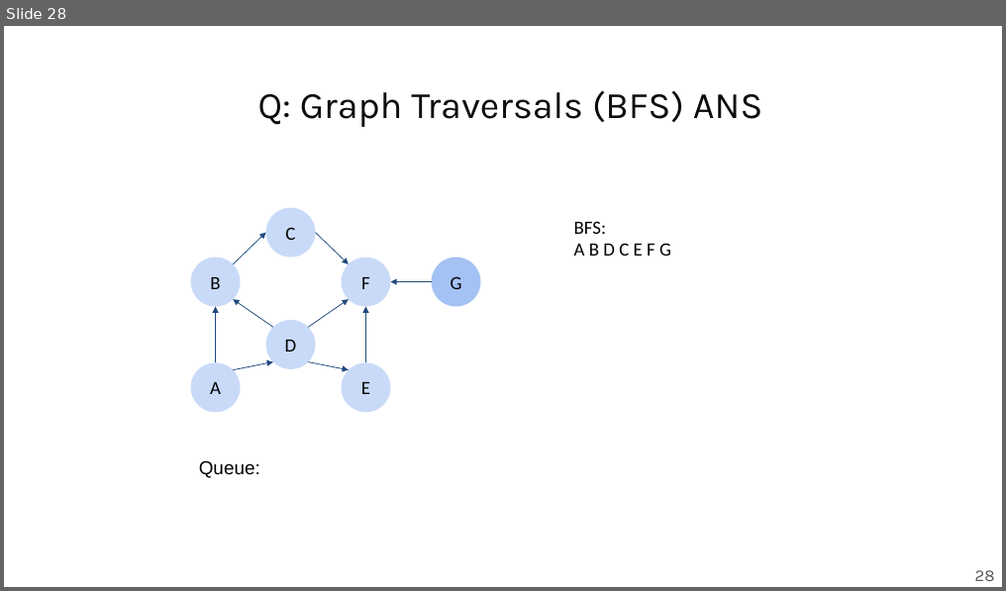
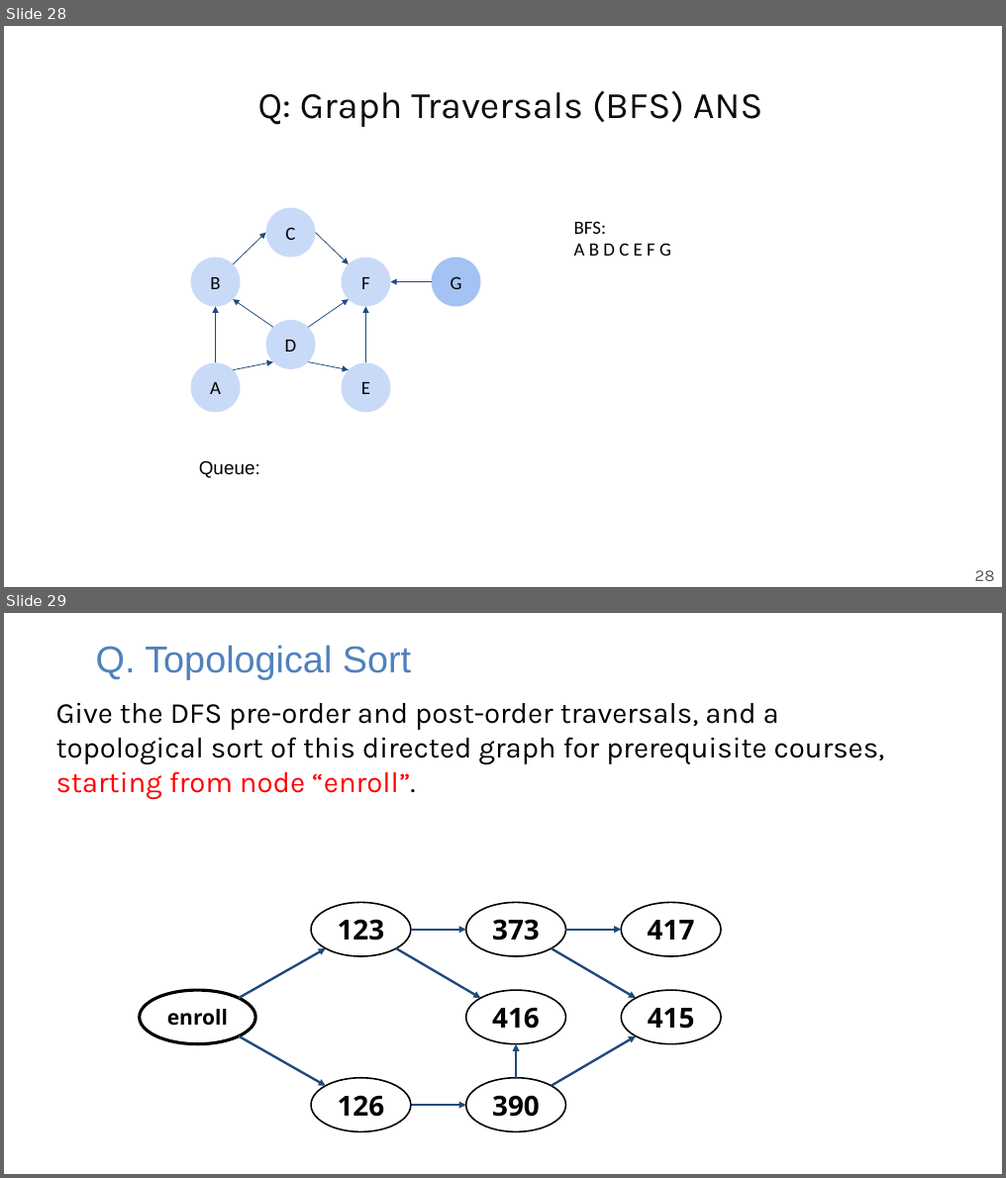
Before and after one commit to guhofstra/CSC111Fa25, a slide deck: PPTs/Lecture 12-graphs Exercises ANS.pptx. Shown one above the other, each under a label of ours: slide 28 before the commit, slides 28 and 29 after it. The pictures are 1006x591 and 1006x1178 pixels, drawn with LibreOffice and Linux fonts; fonts in the diff are those of the drawing. Boxes give left, top, right and bottom in pixels: in the first picture for what was removed or moved away, otherwise in the second. Text is boxed around its words. In the diff, an @@ line names an element or a change of style, - is before the commit and + after.

```diff
--- a/PPTs/Lecture 12-graphs Exercises ANS.pptx
+++ b/PPTs/Lecture 12-graphs Exercises ANS.pptx
@@ slide 29 added at [4,613,1002,1174], background #FFFFFF @@
@@ title added at [96,645,411,679], 36 pt, text #4F81BD @@
+Q. Topological Sort
@@ text added at [56,702,885,800], 28 pt, text #000000 @@
+Give the DFS pre-order and post-order traversals, and a topological sort of this directed graph for prerequisite courses, starting from node “enroll”.
@@ group added at [140,903,721,1132]: 9 arrows, 8 ellipses @@
+enroll
+123
+390
+373
+417
+416
+126
+415
```
Also in this commit, not shown: 1 slide changed, 20 other slides added, 28 other files.
